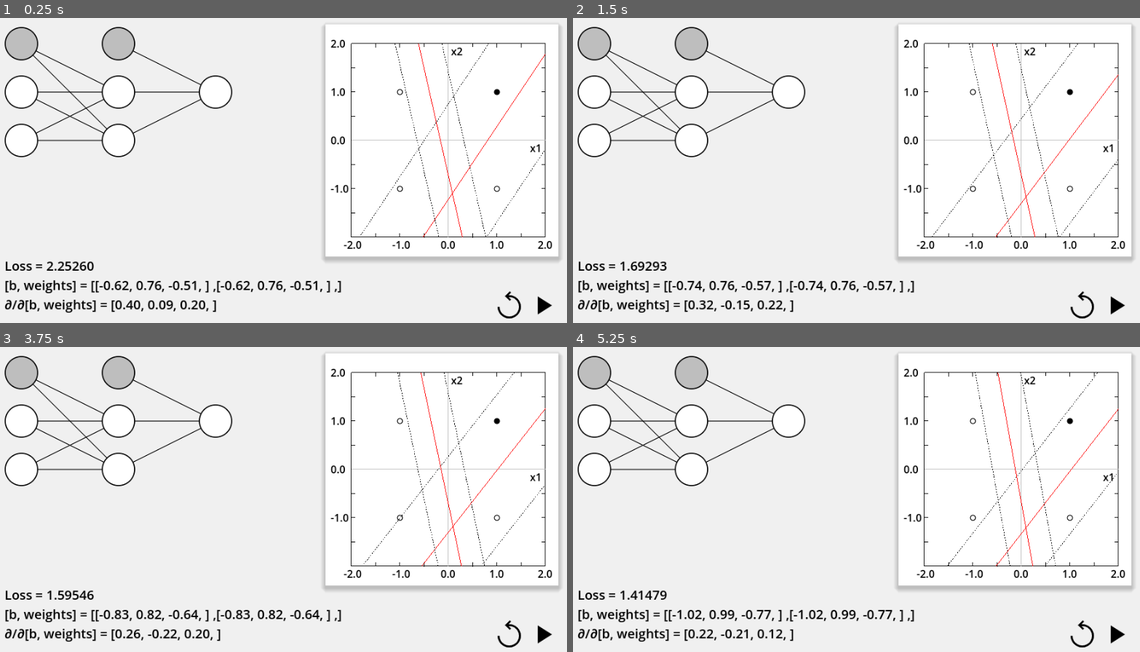
Above: before the commit, frames 1-4 (two rows, left to right).
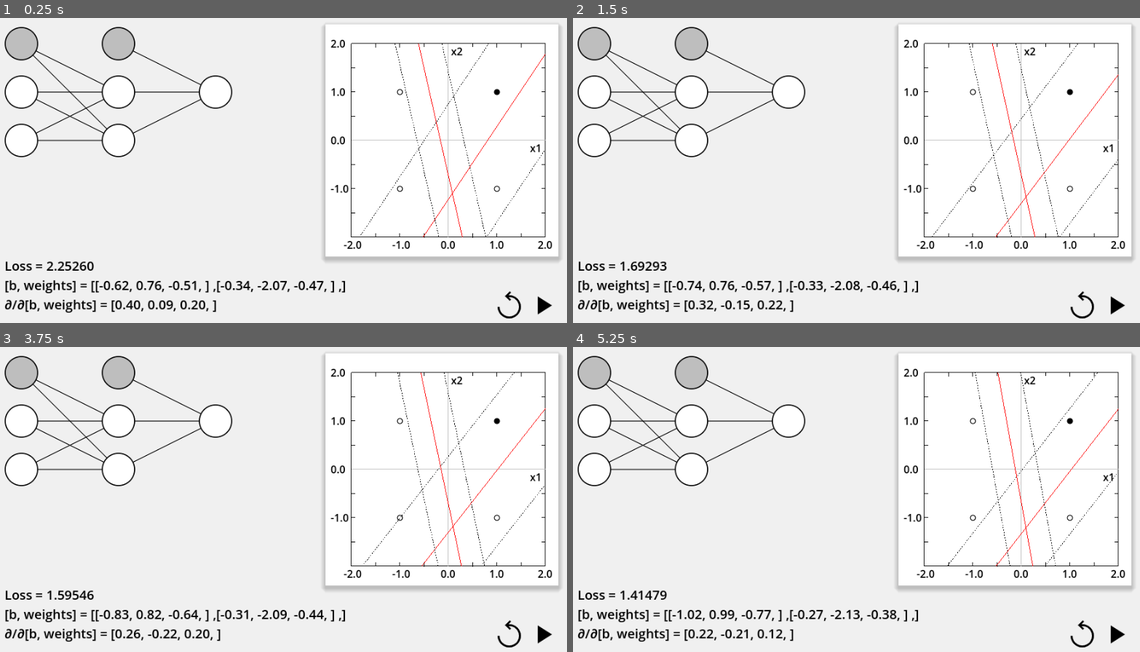
Above: after the commit, the same moments.

Repository: vivisuke/GDNN
Game: Godot game, scene res://main.tscn
Same seed, same stepped clock (60 frames per second), same inputs: the game is played once before the commit and once after it.
Inputs (mouse positions are in pixels of both pictures, inside the frame that each line leads up to):
- Up to frame 1 (0.25 s): no input
- Up to frame 2 (1.5 s): click (1117, 304) at 0.5 s; click (1083, 304) at 1.25 s
- Up to frame 3 (3.75 s): click (510, 633) at 2 s; click (510, 633) at 2.75 s; click (544, 633) at 3.5 s
- Up to frame 4 (5.25 s): click (1117, 633) at 4.25 s; tap Enter at 5 s

The runs differ from the first frame. In frame 1, 0.4% of the frame differs, in the area x 41-61%, y 86-90%; in frame 2, 0.4%; in frame 3, 0.3%; in frame 4, 0.4%, in the area x 39-61%, y 86-90%.

Commit message:
0035 ◎ C 01/09 01/09 0.001│ToDo│クリーンナップ 0036 ◎ C 01/09 01/09 0.001│問題│重み表示：表示される値が同一

Diff:
--- a/gdnn/classes/AffineMap.gd
+++ b/gdnn/classes/AffineMap.gd
@@ -26,9 +26,9 @@
 func weights_text():
 	var txt = "["
 	for o in range(m_nOutputs):
-		txt += "[%.2f, "%m_bias[0]
+		txt += "[%.2f, "%m_bias[o]
 		for i in range(m_nInputs):
-			txt += "%.2f, "%m_weights[0][i]
+			txt += "%.2f, "%m_weights[o][i]
 		txt += "] ,"
 	txt += "]"
 	return txt
--- a/gdnn/classes/Network.gd
+++ b/gdnn/classes/Network.gd
@@ -31,18 +31,18 @@
 	for i in range(m_layers.size()-1, -1, -1):
 		m_layers[i].backward(ptr)
 		ptr = m_layers[i].m_grad
-func forward_grad(inputs, tcr_var):		# １つのデータで、loss, ∂L/∂y 計算
-	m_loss = 0.0
-	var back = m_layers.back()
-	m_grad.resize(back.m_nOutputs)
-	#m_grad.fill(0.0)
-	forward(inputs)
-	for o in range(m_grad.size()):
-		var d = back.m_outputs[o] - tcr_var[o]
-		m_grad[o] = d
-		m_loss += d * d / 2.0
-	#m_loss /= m_grad.size()
-	print("loss = ", m_loss)
+#func forward_grad(inputs, tcr_var):		# １つのデータで、loss, ∂L/∂y 計算
+#	m_loss = 0.0
+#	var back = m_layers.back()
+#	m_grad.resize(back.m_nOutputs)
+#	#m_grad.fill(0.0)
+#	forward(inputs)
+#	for o in range(m_grad.size()):
+#		var d = back.m_outputs[o] - tcr_var[o]
+#		m_grad[o] = d
+#		m_loss += d * d / 2.0
+#	#m_loss /= m_grad.size()
+#	print("loss = ", m_loss)
 func init_dweights():
 	for i in range(m_layers.size()):
 		m_layers[i].init_dweights()
@@ -74,24 +74,24 @@
 		backward(m_grad)
 	#m_loss /= m_grad.size() * inputs.size()
 	print("loss = ", m_loss)
-func forward_grad_batch(inputs, tcr_var):		# 複数データで、loss, ∂L/∂y 計算
-	m_loss = 0.0
-	var back = m_layers.back()
-	m_grad.resize(back.m_nOutputs)
-	m_grad.fill(0.0)
-	for ix in range(inputs.size()):
-		forward(inputs[ix])
-		print("back.m_outputs = ", back.m_outputs)
-		for o in range(m_grad.size()):
-			var d = back.m_outputs[o] - tcr_var[ix][o]
-			m_grad[o] += d
-			m_loss += d * d / 2.0
-	for o in range(m_grad.size()):
-		m_grad[o] /= inputs.size()
-	#m_loss /= m_grad.size() * inputs.size()
-	print("loss = ", m_loss)
-	print("m_grad = ", m_grad)
-	print("")
+#func forward_grad_batch(inputs, tcr_var):		# 複数データで、loss, ∂L/∂y 計算
+#	m_loss = 0.0
+#	var back = m_layers.back()
+#	m_grad.resize(back.m_nOutputs)
+#	m_grad.fill(0.0)
+#	for ix in range(inputs.size()):
+#		forward(inputs[ix])
+#		print("back.m_outputs = ", back.m_outputs)
+#		for o in range(m_grad.size()):
+#			var d = back.m_outputs[o] - tcr_var[ix][o]
+#			m_grad[o] += d
+#			m_loss += d * d / 2.0
+#	for o in range(m_grad.size()):
+#		m_grad[o] /= inputs.size()
+#	#m_loss /= m_grad.size() * inputs.size()
+#	print("loss = ", m_loss)
+#	print("m_grad = ", m_grad)
+#	print("")
 func update_weights(alpha):
 	for i in range(m_layers.size()):
 		m_layers[i].update_weights(alpha)
--- a/gdnn/main.gd
+++ b/gdnn/main.gd
@@ -41,10 +41,9 @@
 		#a.set_weights([[0.0, 1.0, 0.0], [0.0, 0.0, 1.0], ])
 		a.set_weights([[0.0, 1.0, 0.0], [0.0, 0.0, 0.9], ])
 		#net.forward([1.0, 1.0])
-		#net.forward_grad([1.0, 1.0], [1.0, 1.0])
 		const idata = [[1.0, 1.0],[1.0, -1.0],[-1.0, -1.0],[-1.0, 1.0],]
 		const tdata = [[1.0, 1.0],[1.0, -1.0],[-1.0, -1.0],[-1.0, 1.0],]
-		net.forward_grad_batch(idata, tdata)
+		net.forward_backward(idata, tdata)
 		net.print()
 	$BG.net = net
 	update_view()
Not shown, changed: GDNN.spr
